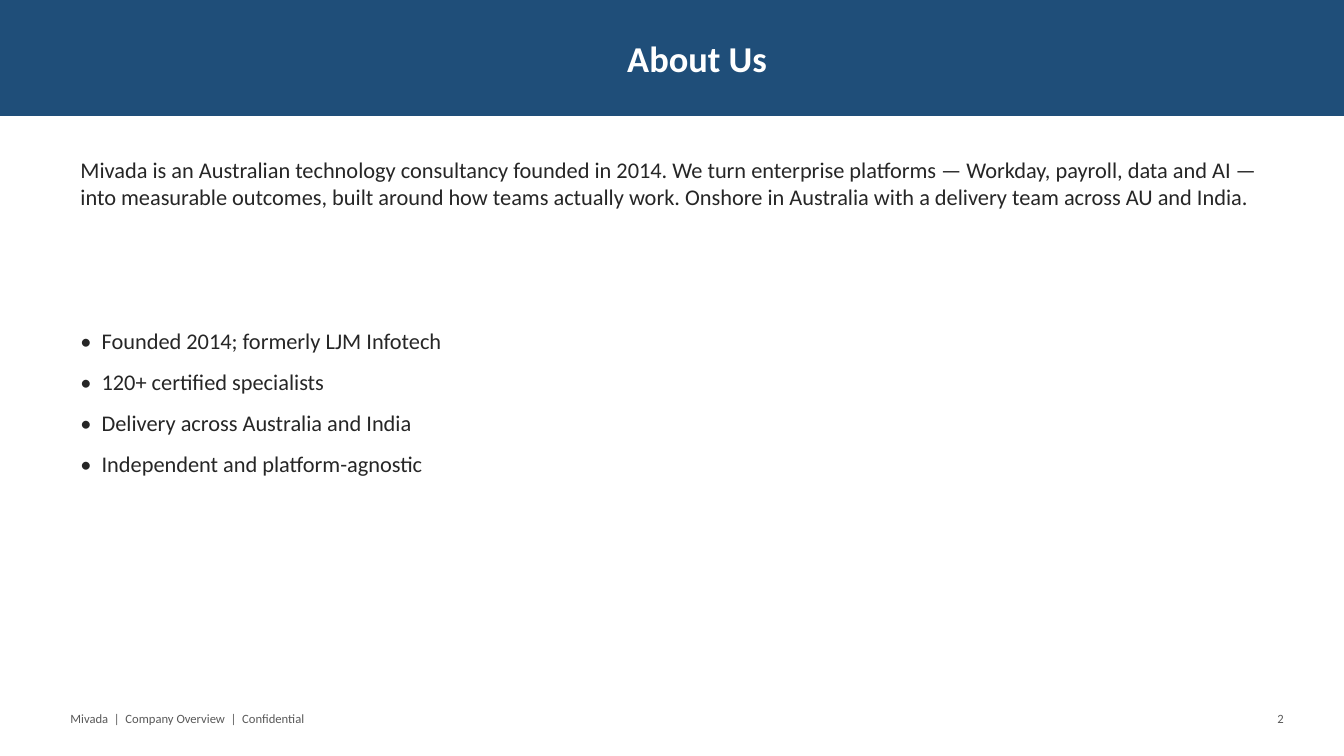
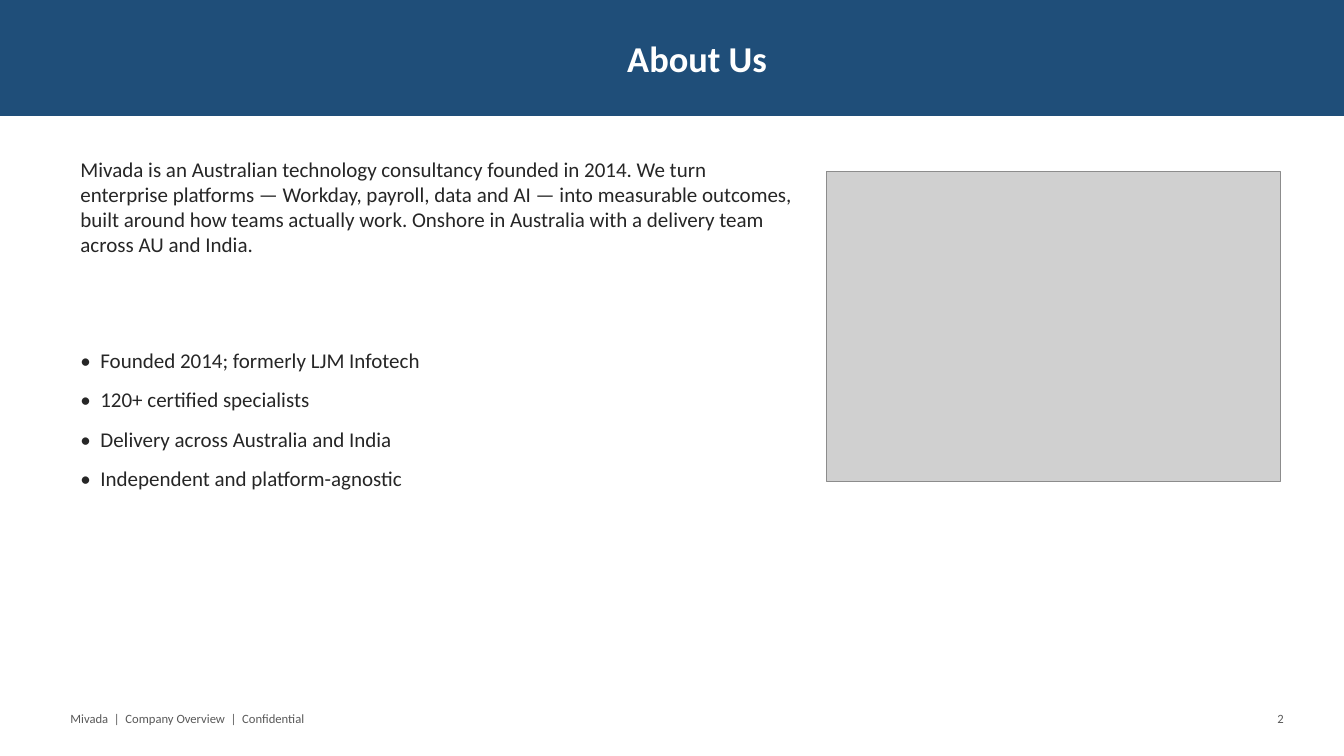
Before and after one commit to danielzrno/claude, a slide deck: slide 2 of design-system/samples/legacy-overview.pptx. Drawn at 1344x756 pixels with LibreOffice and Linux fonts; fonts in the diff are those of the drawing; grey boxes stand for pictures. Boxes give left, top, right and bottom in pixels: in the first picture for what was removed or moved away, otherwise in the second. Text is boxed around its words. In the diff, an @@ line names an element or a change of style, - is before the commit and + after.

```diff
--- a/design-system/samples/legacy-overview.pptx
+++ b/design-system/samples/legacy-overview.pptx
@@ text "Mivada is an Australian technology ..." at [80, 162, 791, 252]: size 16 to 15 pt @@
@@ picture added at [827, 171, 1280, 482] @@
@@ text "• Founded 2014; formerly LJM ..." at [100, 353, 419, 490]: size 16 to 15 pt @@
@@ text "• Founded 2014; formerly LJM ...": place and size @@
-text "• Founded 2014; formerly LJM ..." at [102, 333, 441, 476]
+text "• Founded 2014; formerly LJM ..." at [100, 353, 419, 490]
```
Also in this commit, not shown: 6 other files.
